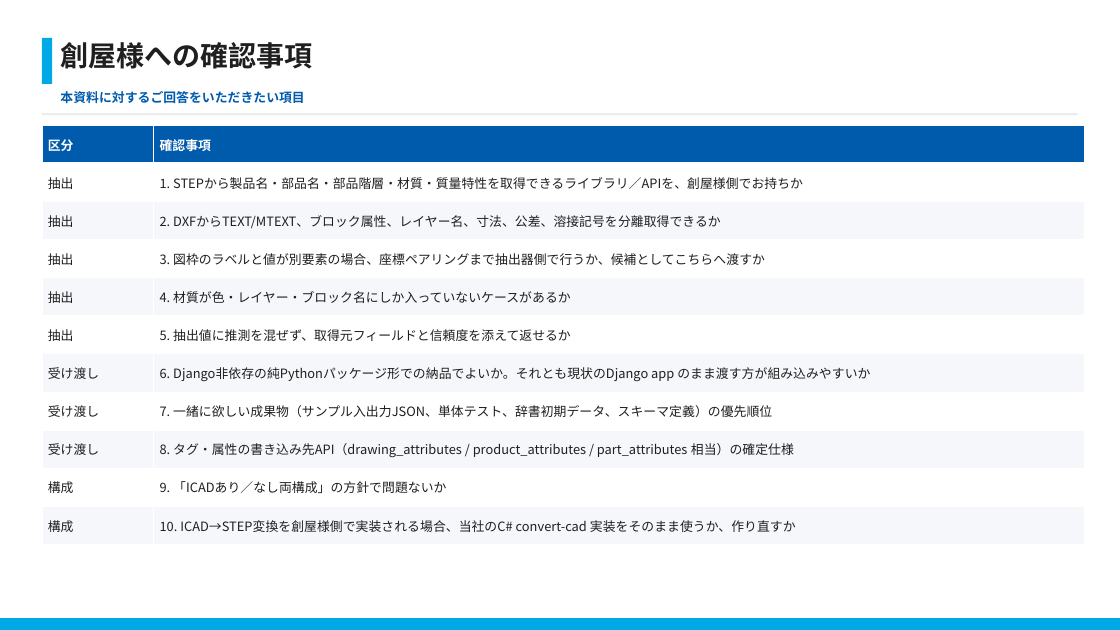
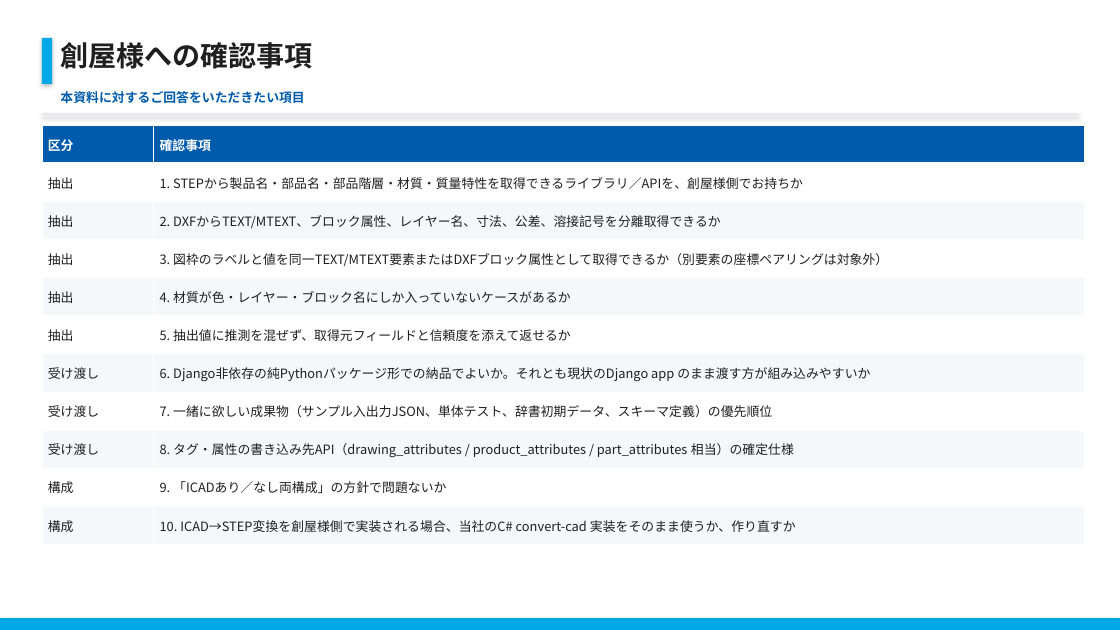
Before and after one commit to s-alp/knowledge_system, a slide deck: slide 28 of output/pptx/20260728_ナレッジシステム_タグ属性抽出_創屋様向けご説明_r1.pptx. Drawn at 1120x630 pixels with LibreOffice and Linux fonts; fonts in the diff are those of the drawing; background and template pictures are left out. Boxes give left, top, right and bottom in pixels: in the first picture for what was removed or moved away, otherwise in the second. Text is boxed around its words. In the diff, an @@ line names an element or a change of style, - is before the commit and + after.

Commit message:
図枠の座標ペアリング方針を明確化

```diff
--- a/output/pptx/20260728_ナレッジシステム_タグ属性抽出_創屋様向けご説明_r1.pptx
+++ b/output/pptx/20260728_ナレッジシステム_タグ属性抽出_創屋様向けご説明_r1.pptx
@@ rectangle at <box>42,38,52,84</box>: shadow on @@
@@ rectangle at <box>42,113,1078,115</box>: shadow on @@
@@ table at <box>42,125,1085,544</box> @@
-row 4, column 2: 3. 図枠のラベルと値が別要素の場合、座標ペアリングまで抽出器側で行うか、候補としてこちらへ渡すか
+row 4, column 2: 3. 図枠のラベルと値を同一TEXT/MTEXT要素またはDXFブロック属性として取得できるか（別要素の座標ペアリングは対象外）
```
Also in this commit, not shown: 27 other slides changed, 1 slide added, 1 slide removed, 9 other files.
